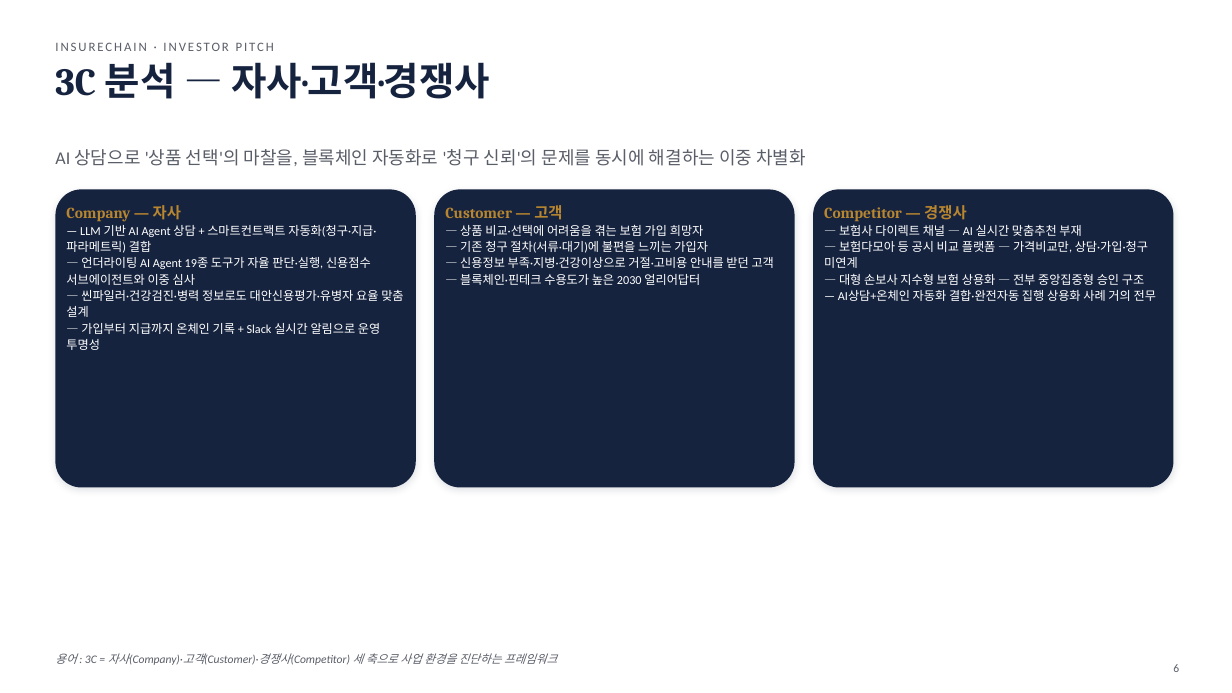
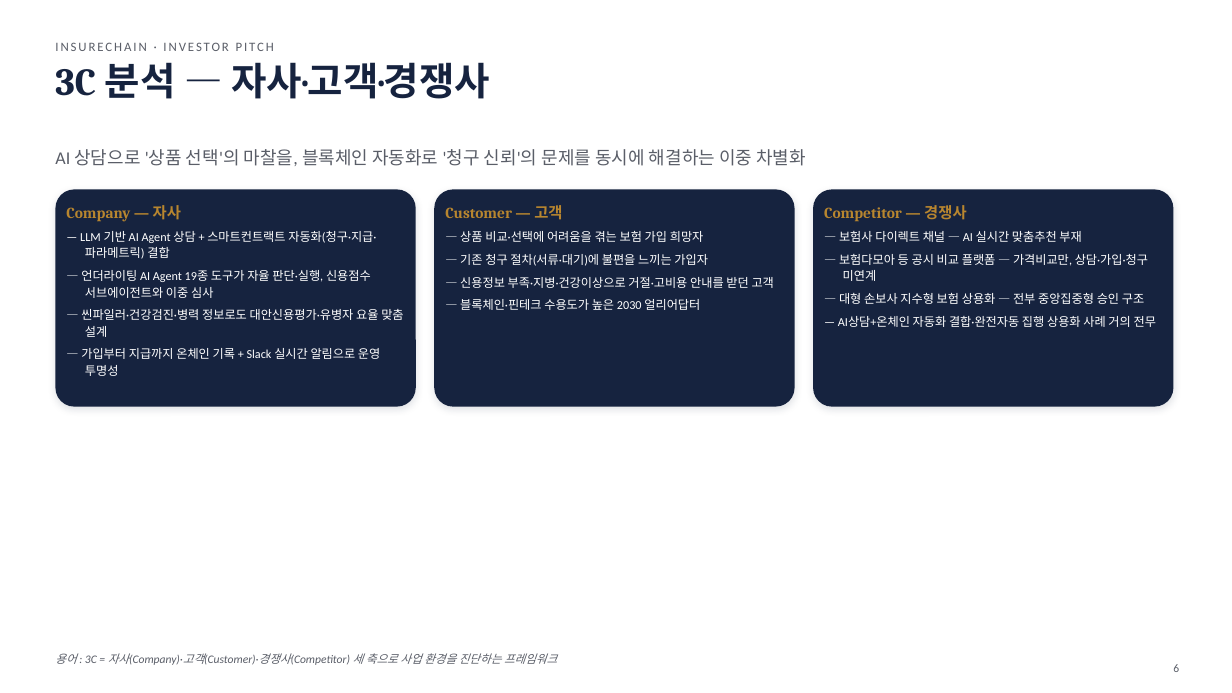
Before and after one commit to leeyonsei78/capstone_project_alpha, a slide deck: slide 6 of 인슈어체인_투자피칭_발표자료.pptx. Drawn at 1232x693 pixels with LibreOffice and Linux fonts; fonts in the diff are those of the drawing. Boxes give left, top, right and bottom in pixels: in the first picture for what was removed or moved away, otherwise in the second. Text is boxed around its words. In the diff, an @@ line names an element or a change of style, - is before the commit and + after.

```diff
--- a/인슈어체인_투자피칭_발표자료.pptx
+++ b/인슈어체인_투자피칭_발표자료.pptx
@@ rounded rectangle: place and size @@
-rounded rectangle at bbox=[55, 189, 416, 488]
+rounded rectangle at bbox=[55, 189, 416, 407]
@@ rounded rectangle: place and size @@
-rounded rectangle at bbox=[434, 189, 795, 488]
+rounded rectangle at bbox=[434, 189, 795, 407]
@@ rounded rectangle: place and size @@
-rounded rectangle at bbox=[813, 189, 1174, 488]
+rounded rectangle at bbox=[813, 189, 1174, 407]
@@ text at bbox=[80, 231, 403, 376]: indent changed; more space between paragraphs @@
@@ text at bbox=[460, 231, 774, 310]: indent changed; more space between paragraphs @@
@@ text at bbox=[838, 231, 1156, 327]: indent changed; more space between paragraphs @@
```
Also in this commit, not shown: 22 other slides changed, 1 other file.
